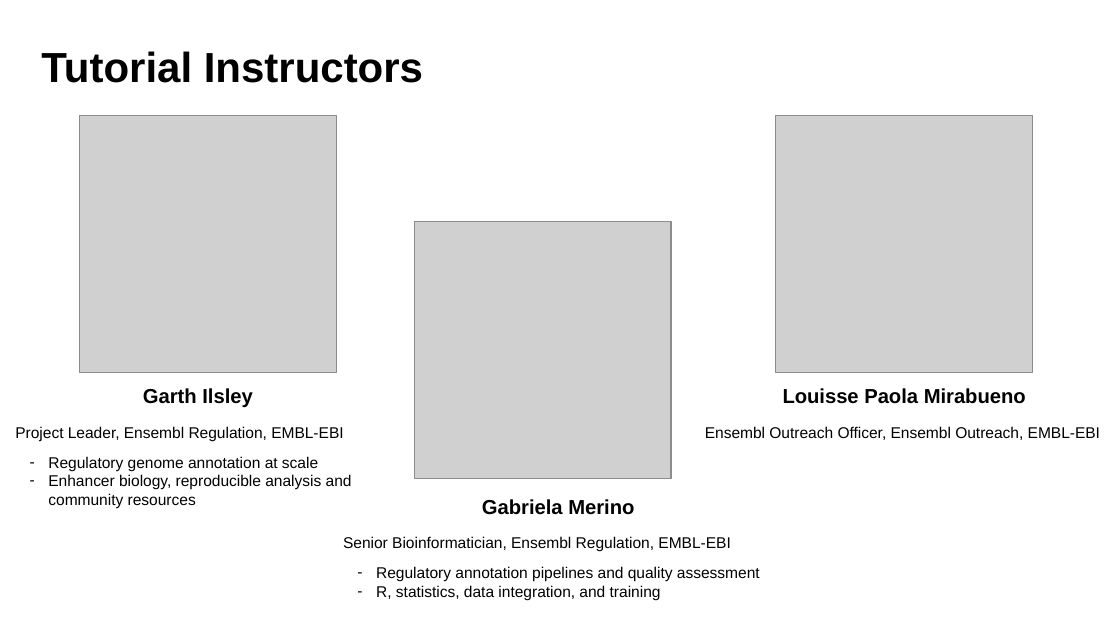
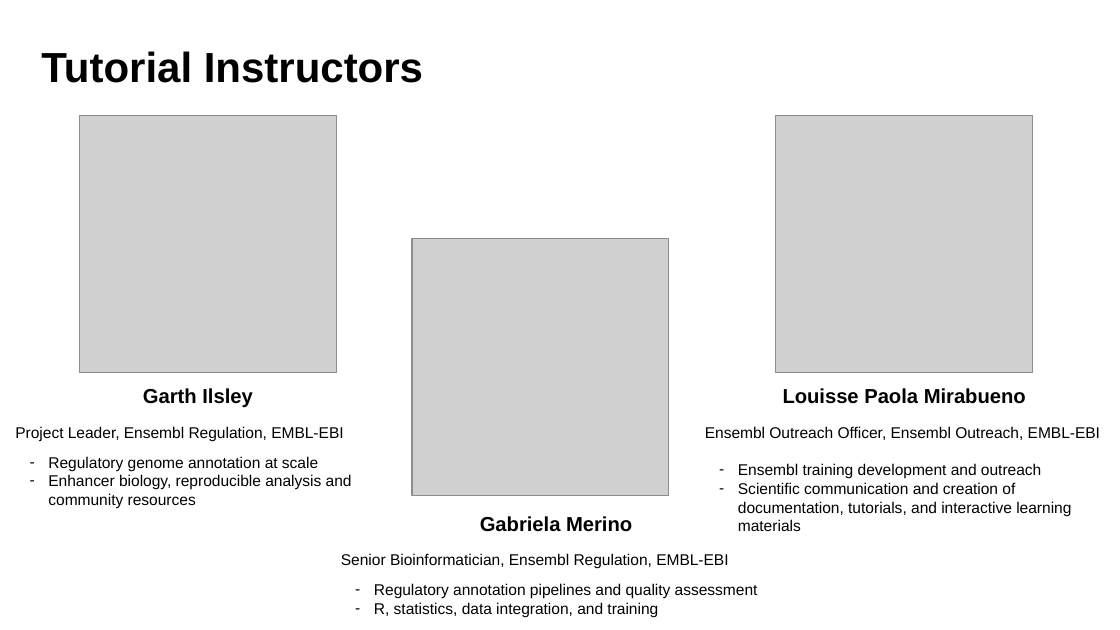
Before and after one commit to gamerino/ECCB-2026-T6, a slide deck: slide 2 of slides/Welcome.pptx. Drawn at 1120x630 pixels with LibreOffice and Linux fonts; fonts in the diff are those of the drawing; grey boxes stand for pictures; background and template pictures are left out. Boxes give left, top, right and bottom in pixels: in the first picture for what was removed or moved away, otherwise in the second. Text is boxed around its words. In the diff, an @@ line names an element or a change of style, - is before the commit and + after.

```diff
--- a/slides/Welcome.pptx
+++ b/slides/Welcome.pptx
@@ picture: place and size @@
-picture at bbox=[414, 222, 671, 478]
+picture at bbox=[412, 239, 669, 495]
@@ text at bbox=[738, 463, 1071, 531]: paragraphs added @@
+– Ensembl training development and outreach
+– Scientific communication and creation of documentation, tutorials, and interactive learning materials
@@ text "Gabriela Merino": place and size @@
-text "Gabriela Merino" at bbox=[343, 499, 760, 600]
+text "Gabriela Merino" at bbox=[341, 516, 758, 617]
```
Also in this commit, not shown: 2 other slides changed, 1 other file.
